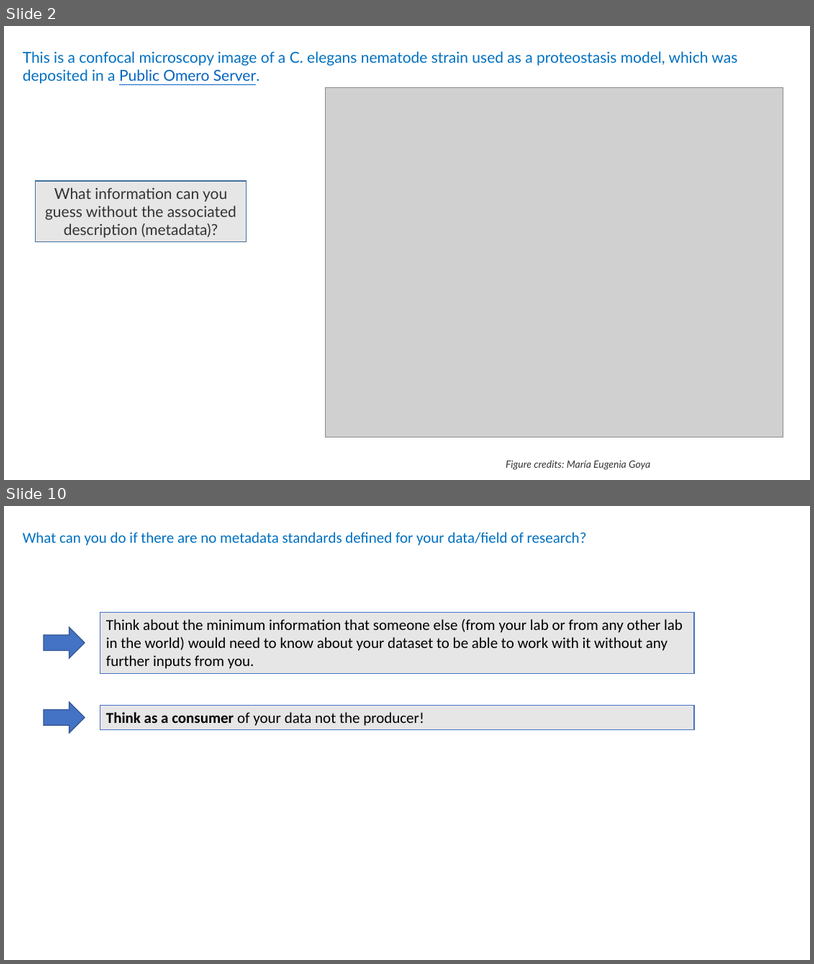
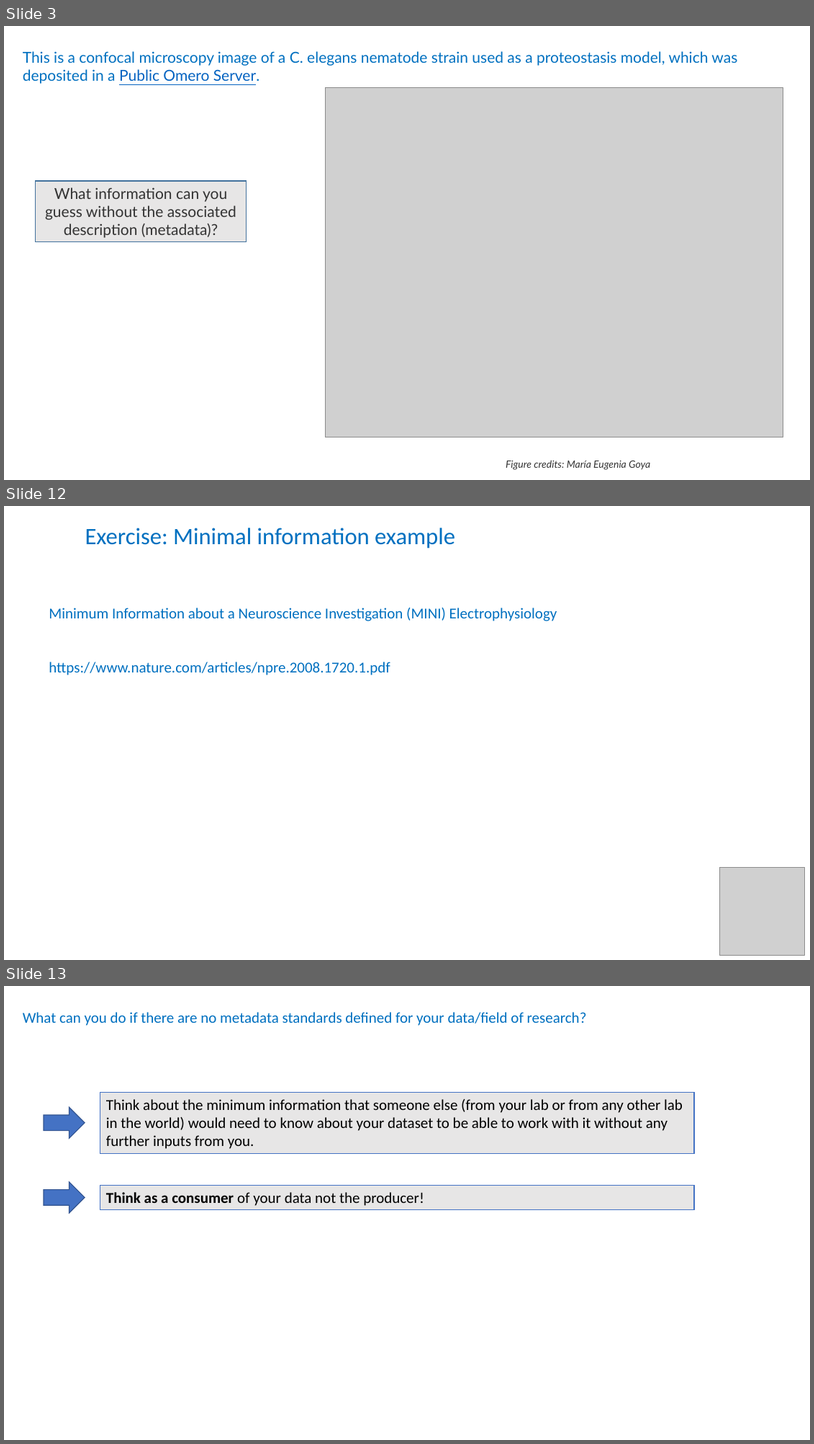
Before and after one commit to tobyhodges/solid-waddle, a slide deck: instructors/04-intro-to-metadata.pptx. Shown one above the other, each under a label of ours: slides 2 and 10 before the commit, slides 3, 12 and 13 after it; the slides between them are not shown. The pictures are 814x964 and 814x1444 pixels, drawn with LibreOffice and Linux fonts; fonts in the diff are those of the drawing; grey boxes stand for pictures. Boxes give left, top, right and bottom in pixels: in the first picture for what was removed or moved away, otherwise in the second. Text is boxed around its words. In the diff, an @@ line names an element or a change of style, - is before the commit and + after.

Commit message:
Simplified intro to meta with a MINI standard excercise

```diff
--- a/instructors/04-intro-to-metadata.pptx
+++ b/instructors/04-intro-to-metadata.pptx
@@ slide 12 added at (4,506,810,960), background #FFFFFF @@
@@ text added at (85,528,455,548), 28 pt, text #0070C0 @@
+Exercise: Minimal information example
@@ text added at (49,608,558,675), 18 pt, text #0070C0 @@
+Minimum Information about a Neuroscience Investigation (MINI) Electrophysiology
+https://www.nature.com/articles/npre.2008.1720.1.pdf
@@ picture added at (720,867,805,955) @@
@@ what was slide 2 is now slide 3 @@
@@ what was slide 10 is now slide 13 @@
```
Also in this commit, not shown: 2 slides changed, 5 other slides added, 3 slides removed, 2 other files.
